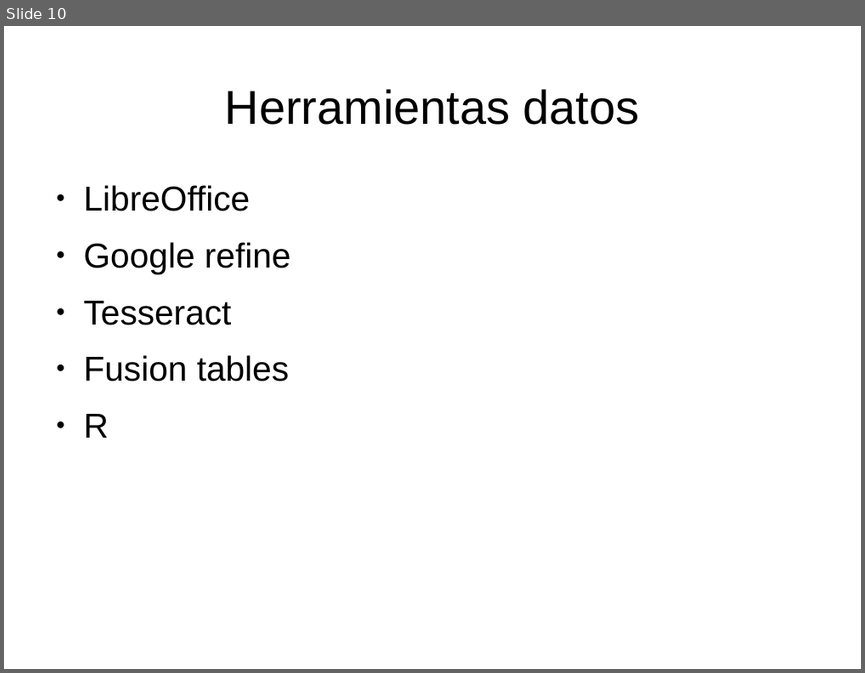
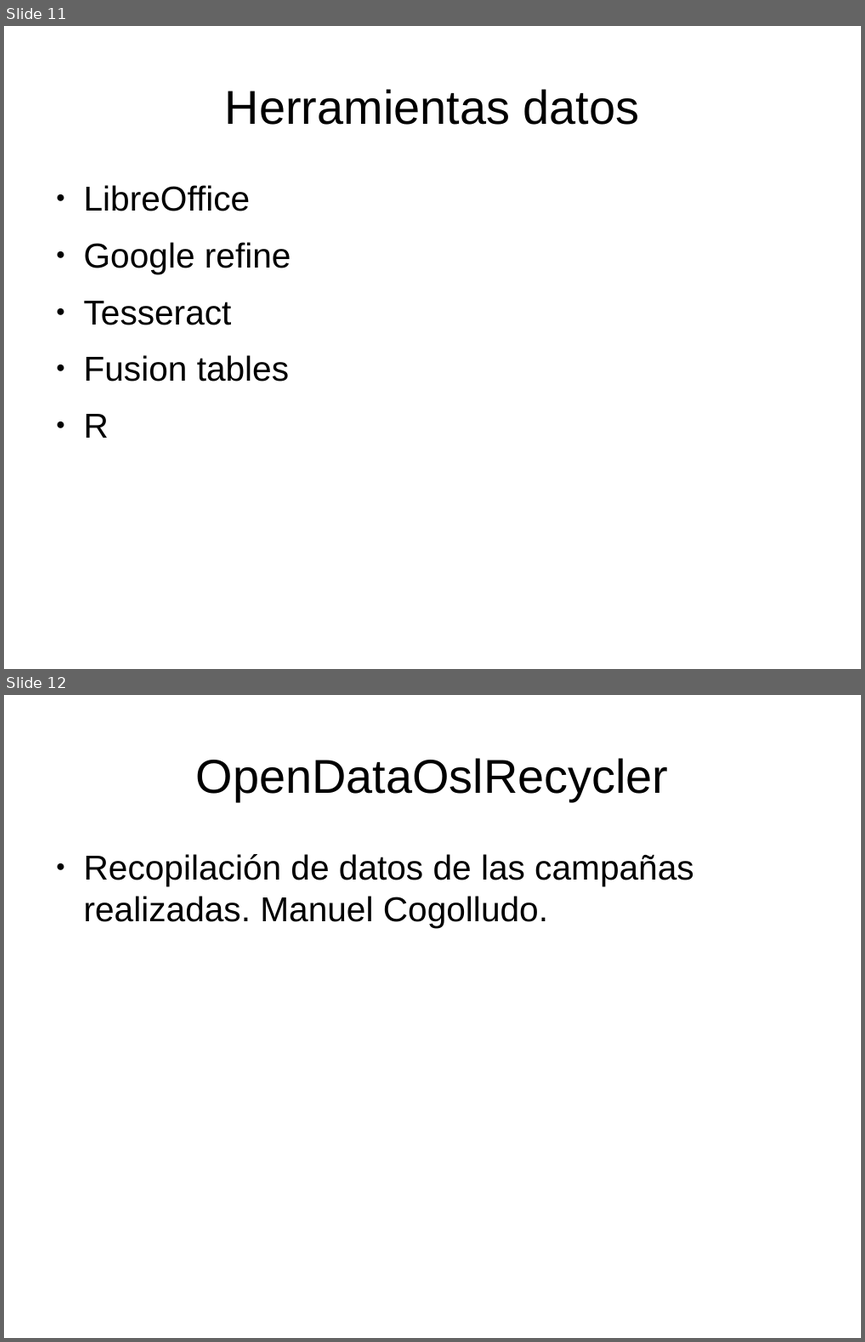
Before and after one commit to renatolrr/OpenDayOslRecycler2014, a slide deck: 2º_OpenDataDay_Granada_2014.odp. Shown one above the other, each under a label of ours: slide 10 before the commit, slides 11 and 12 after it. The pictures are 865x673 and 865x1342 pixels, drawn with LibreOffice and Linux fonts; fonts in the diff are those of the drawing. Boxes give left, top, right and bottom in pixels: in the first picture for what was removed or moved away, otherwise in the second. Text is boxed around its words. In the diff, an @@ line names an element or a change of style, - is before the commit and + after.

```diff
--- a/2º_OpenDataDay_Granada_2014.odp
+++ b/2º_OpenDataDay_Granada_2014.odp
@@ slide 12 added at (4, 695, 861, 1338), background #FFFFFF @@
@@ title added at (196, 758, 669, 801), 44 pt, text #000000 @@
+OpenDataOslRecycler
@@ text added at (84, 854, 693, 928), 32 pt, text #000000 @@
+● Recopilación de datos de las campañas realizadas. Manuel Cogolludo.
@@ what was slide 10 is now slide 11 @@
```
Also in this commit, not shown: 2 slides changed, 3 other slides added, 2 slides removed, 2 other files.
